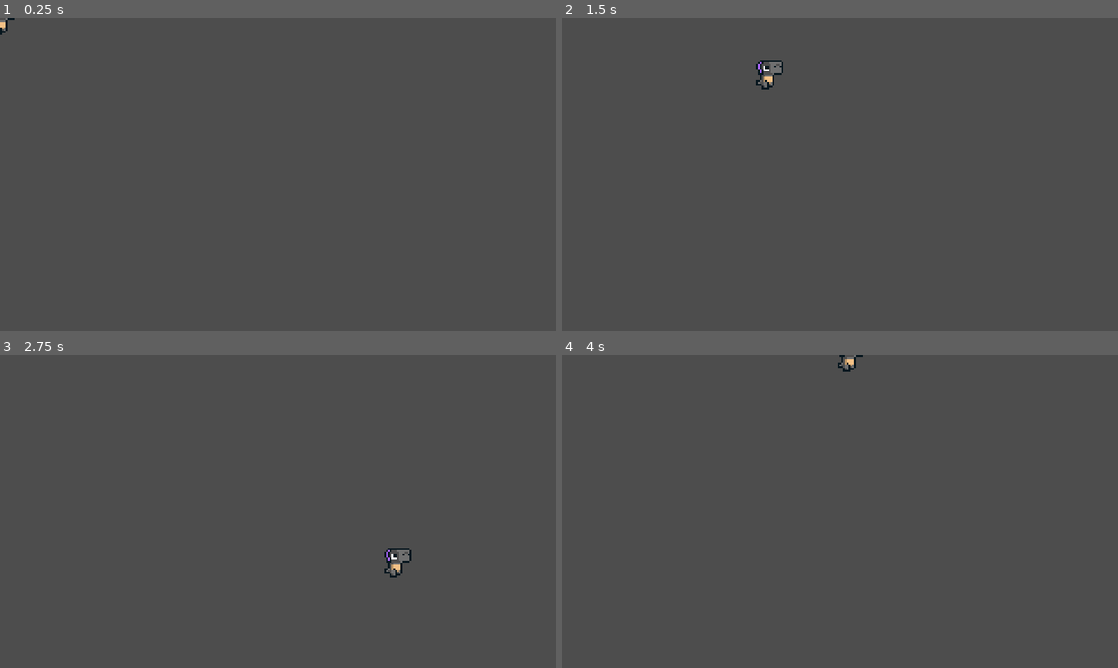
Above: before the commit, frames 1-4 (two rows, left to right).
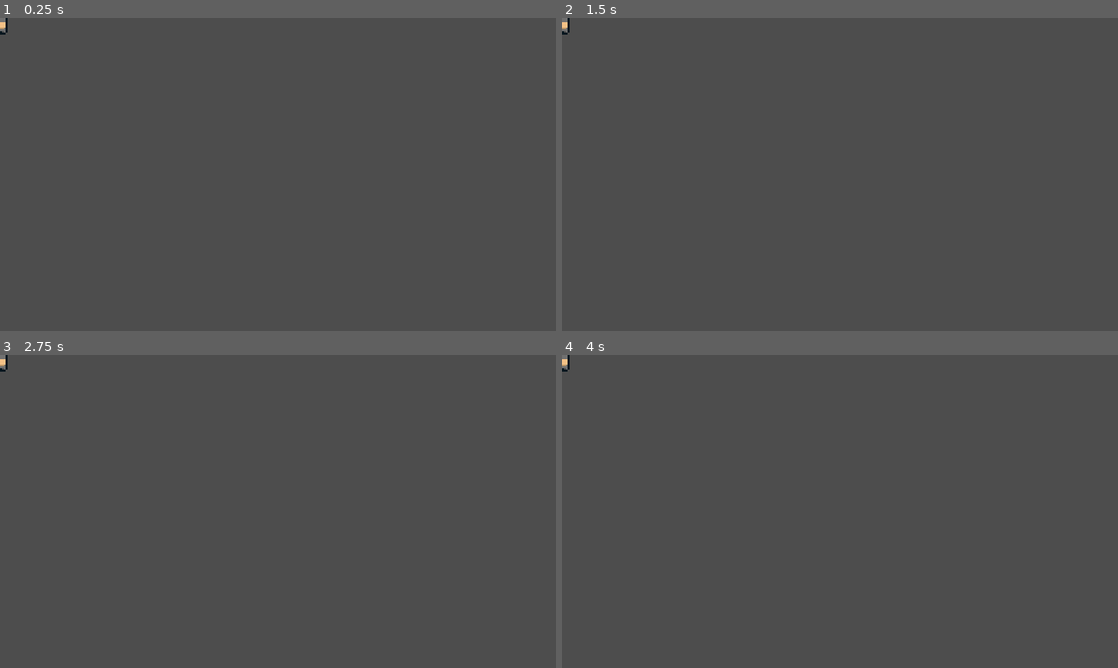
Above: after the commit, the same moments.

Repository: olive-rd/RH_Project2024
Game: Godot game, scene res://player.tscn
The game is run twice, just before and just after one commit, with the same random seed, the same clock (stepped at 60 frames per second) and the same inputs.
Inputs:
- Up to frame 1 (0.25 s): no input
- Up to frame 2 (1.5 s): tap Enter at 0.5 s; hold D (move_right, bound only before the commit) 0.53-1.28 s; hold S (move_down, bound only before the commit) from 1.28 s (still down)
- Up to frame 3 (2.75 s): release S (move_down, bound only before the commit) at 2.03 s; hold D (move_right, bound only before the commit) from 2.03 s (still down)
- Up to frame 4 (4 s): release D (move_right, bound only before the commit) at 2.78 s; hold W (move_up, bound only before the commit) 2.78-3.53 s; hold A (move_left, bound only before the commit) from 3.53 s (still down)

The runs differ from the first frame. In frame 1, less than 0.1% of the frame differs, in the area x 0-3%, y 0-6%; in frame 2, 0.3%; in frame 3, 0.3%, in the area x 0-74%, y 0-72%; in frame 4, 0.2%.

Commit message:
player movement and player animation

Diff:
--- a/2d-project-start/player.gd
+++ b/2d-project-start/player.gd
@@ -1,10 +1,57 @@
 extends CharacterBody2D
 
+const speed = 100
+var current_dir = "right"
+func _physics_process(delta):
+	player_movement(delta)
 
-func _physics_process(delta):
-	var direction = Input.get_vector("move_left","move_right","move_up","move_down")
-	velocity = direction * 150
+func player_movement(delta):
+	if Input.is_action_pressed("ui_right"):
+		play_anim(1)
+		current_dir = "right"
+		velocity.x = speed
+		velocity.y = 0
+
+	elif Input.is_action_pressed("ui_left"):
+		play_anim(1)
+		current_dir = "left"
+		velocity.x = -speed
+		velocity.y = 0
+
+	elif Input.is_action_pressed("ui_up"):
+		play_anim(1)
+		velocity.x = 0
+		velocity.y = -speed
+
+	elif Input.is_action_pressed("ui_down"):
+		play_anim(1)
+		velocity.x = 0
+		velocity.y = speed
+
+	else:
+		play_anim(0)
+		velocity.x = 0
+		velocity.y = 0
+
 	move_and_slide()
-	$AnimatedSprite2D.play("walk")
+
+
 func _ready():
 	$AnimatedSprite2D.play("idle")
+
+func play_anim(movement):
+	var dir = current_dir
+	var anim = $AnimatedSprite2D
+
+	if dir == "right":
+		anim.flip_h = false
+		if movement == 1:
+			anim.play("walk")
+		else:
+			anim.play("idle")
+	elif dir == "left":
+		anim.flip_h = true
+		if movement == 1:
+			anim.play("walk")
+		else:
+			anim.play("idle")
--- a/2d-project-start/player.tscn
+++ b/2d-project-start/player.tscn
@@ -91,4 +91,4 @@
 
 [node name="AnimatedSprite2D" type="AnimatedSprite2D" parent="."]
 sprite_frames = SubResource("SpriteFrames_dpgie")
-animation = &"walk"
+animation = &"idle"
--- a/2d-project-start/project.godot
+++ b/2d-project-start/project.godot
@@ -94,29 +94,6 @@
 
 enabled=PackedStringArray("res://addons/colorpicker_presets/plugin.cfg")
 
-[input]
-
-move_left={
-"deadzone": 0.5,
-"events": [Object(InputEventKey,"resource_local_to_scene":false,"resource_name":"","device":-1,"window_id":0,"alt_pressed":false,"shift_pressed":false,"ctrl_pressed":false,"meta_pressed":false,"pressed":false,"keycode":0,"physical_keycode":65,"key_label":0,"unicode":97,"echo":false,"script":null)
-]
-}
-move_right={
-"deadzone": 0.5,
-"events": [Object(InputEventKey,"resource_local_to_scene":false,"resource_name":"","device":-1,"window_id":0,"alt_pressed":false,"shift_pressed":false,"ctrl_pressed":false,"meta_pressed":false,"pressed":false,"keycode":0,"physical_keycode":68,"key_label":0,"unicode":100,"echo":false,"script":null)
-]
-}
-move_up={
-"deadzone": 0.5,
-"events": [Object(InputEventKey,"resource_local_to_scene":false,"resource_name":"","device":-1,"window_id":0,"alt_pressed":false,"shift_pressed":false,"ctrl_pressed":false,"meta_pressed":false,"pressed":false,"keycode":0,"physical_keycode":87,"key_label":0,"unicode":119,"echo":false,"script":null)
-]
-}
-move_down={
-"deadzone": 0.5,
-"events": [Object(InputEventKey,"resource_local_to_scene":false,"resource_name":"","device":-1,"window_id":0,"alt_pressed":false,"shift_pressed":false,"ctrl_pressed":false,"meta_pressed":false,"pressed":false,"keycode":0,"physical_keycode":83,"key_label":0,"unicode":115,"echo":false,"script":null)
-]
-}
-
 [layer_names]
 
 3d_physics/layer_2="player"
Not shown, added: 2d-project-start/.DS_Store
Not shown, added: 2d-project-start/characters/.DS_Store
Not shown, added: 2d-project-start/characters/happy_boo/.DS_Store
Not shown, changed: 2d-project-start/characters/happy_boo/download/male/.DS_Store
Not shown, added: 2d-project-start/characters/happy_boo/download/male/kuro/.DS_Store
